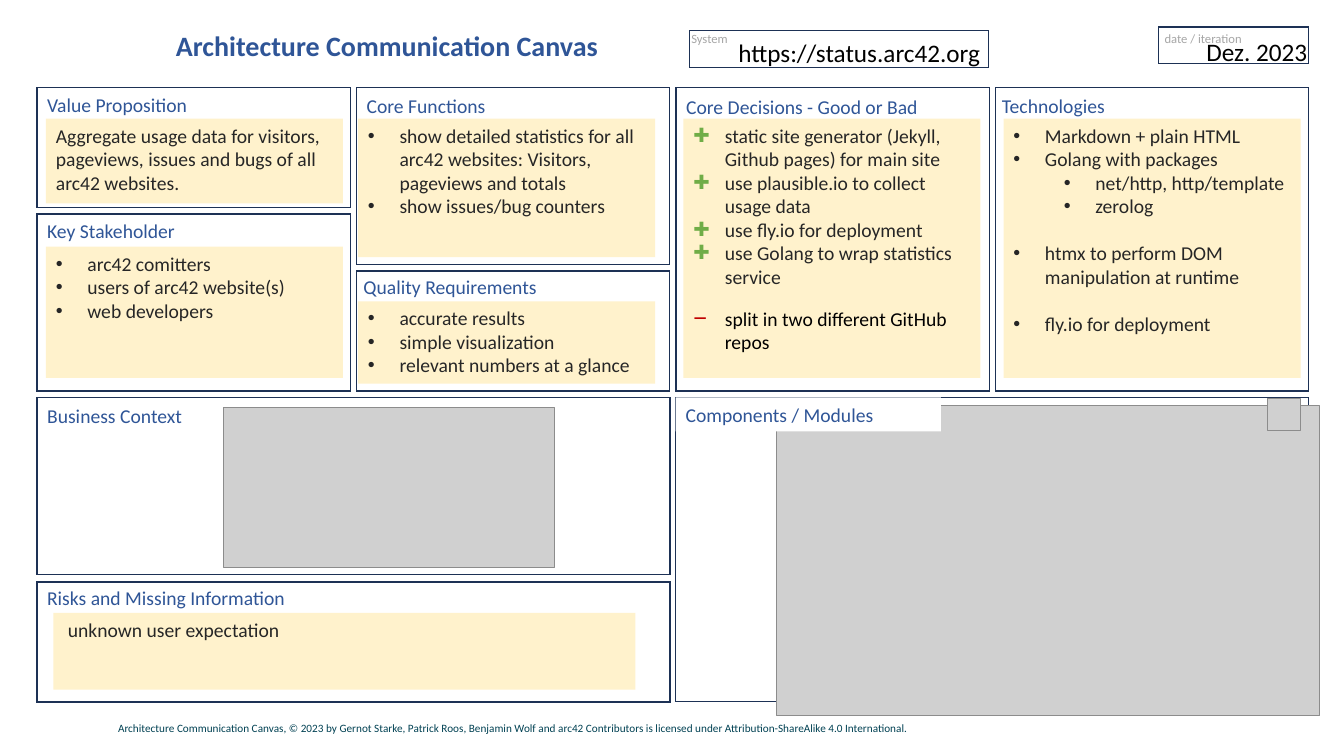
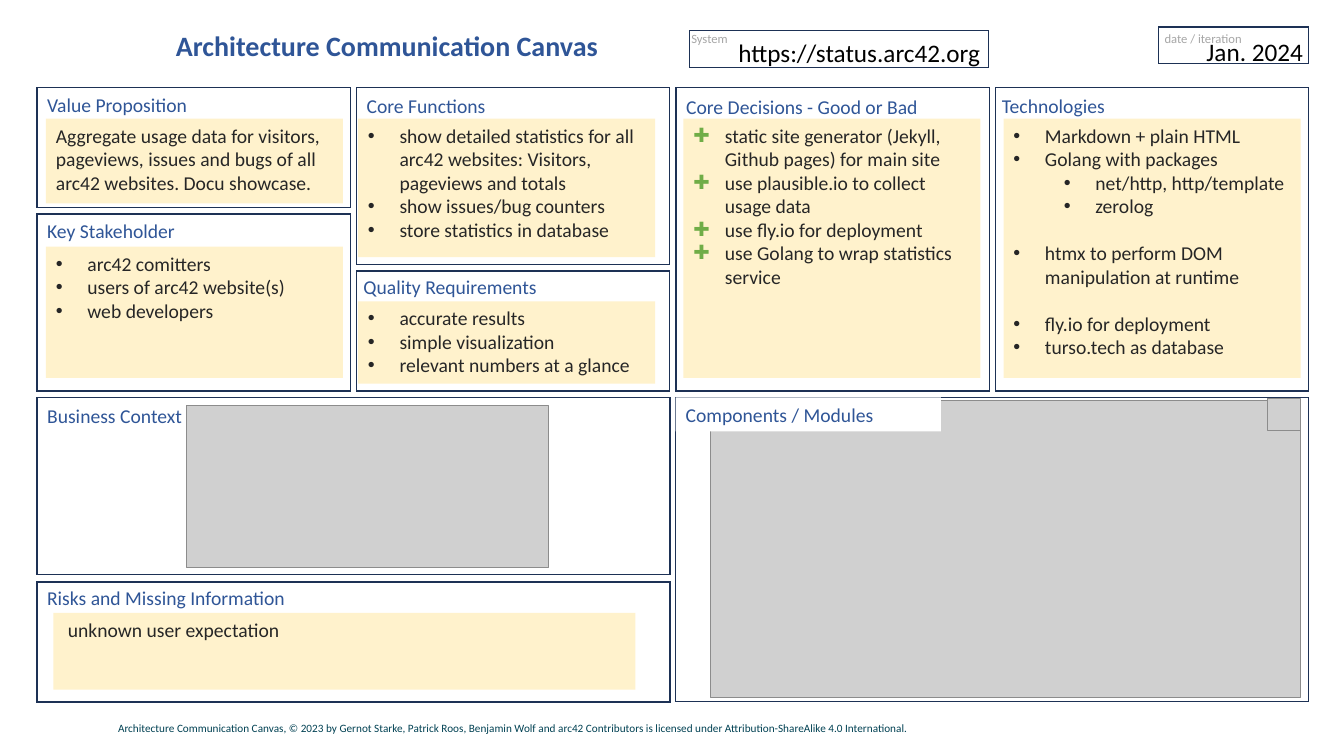
Before and after one commit to arc42/status.arc42.org-site, a slide deck: slide 1 of documentation/canvas-status-arc42-org.pptx. Drawn at 1344x756 pixels with LibreOffice and Linux fonts; fonts in the diff are those of the drawing; grey boxes stand for pictures; background and template pictures are left out. Boxes give left, top, right and bottom in pixels: in the first picture for what was removed or moved away, otherwise in the second. Text is boxed around its words. In the diff, an @@ line names an element or a change of style, - is before the commit and + after.

Commit message:
some docu

```diff
--- a/documentation/canvas-status-arc42-org.pptx
+++ b/documentation/canvas-status-arc42-org.pptx
@@ text at (1206,40,1303,64): text changed @@
-Dez. 2023
+Jan. 2024
@@ text in rectangle at (56,129,319,190): text changed @@
-Aggregate usage data for visitors, pageviews, issues and bugs of all arc42 websites.
+Aggregate usage data for visitors, pageviews, issues and bugs of all arc42 websites. Docu showcase.
@@ text in rectangle at (400,223,609,237): paragraph added @@
+• store statistics in database
@@ text removed at (725,312,946,352) @@
-− split in two different GitHub repos
@@ text in rectangle at (1045,340,1224,354): paragraph added @@
+• turso.tech as database
@@ picture: place and size @@
-picture at (224,408,555,569)
+picture at (187,406,548,568)
@@ picture: place and size @@
-picture at (776,406,1320,717)
+picture at (711,401,1301,698)
```
Also in this commit, not shown: 1 slide added, 12 other files.
